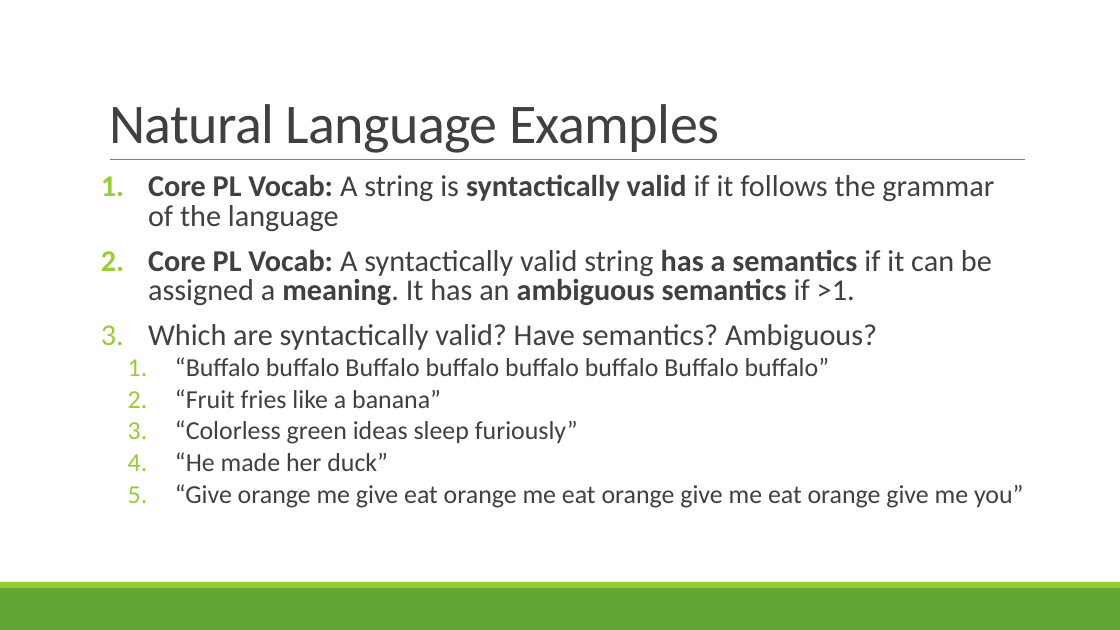
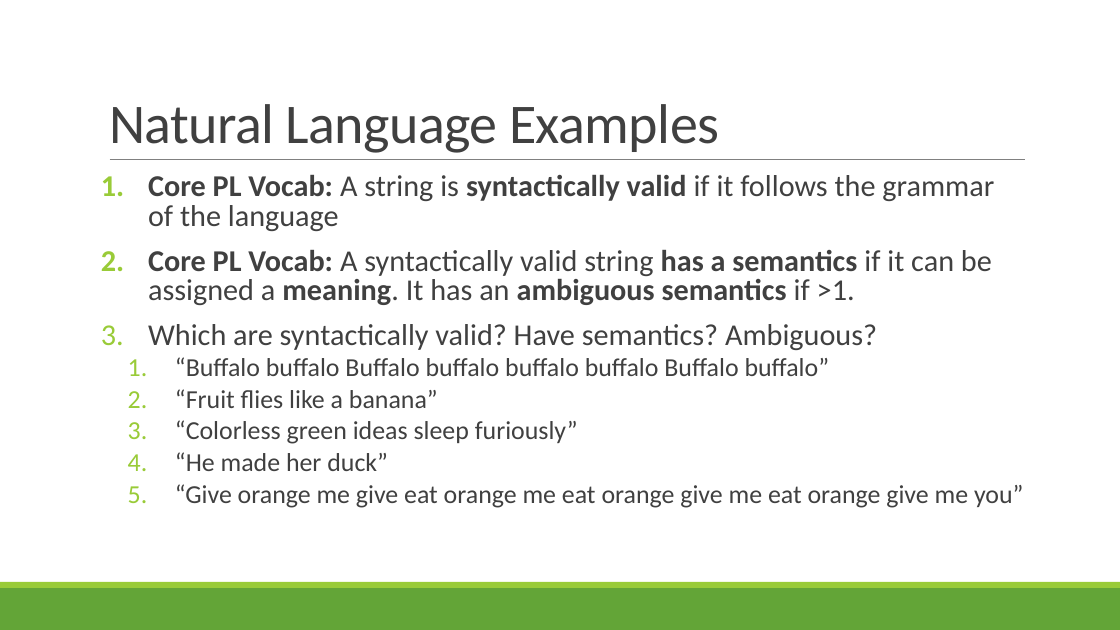
Before and after one commit to rbohrer/pl-course, a slide deck: slide 7 of LectureSlides/03Parsing.pptx. Drawn at 1120x630 pixels with LibreOffice and Linux fonts; fonts in the diff are those of the drawing. Boxes give left, top, right and bottom in pixels: in the first picture for what was removed or moved away, otherwise in the second. Text is boxed around its words. In the diff, an @@ line names an element or a change of style, - is before the commit and + after.

```diff
--- a/LectureSlides/03Parsing.pptx
+++ b/LectureSlides/03Parsing.pptx
@@ text at box(175, 389, 438, 408): text changed @@
-  2. “Fruit fries like a banana”
+  2. “Fruit flies like a banana”
```
Also in this commit, not shown: 13 other slides changed.
